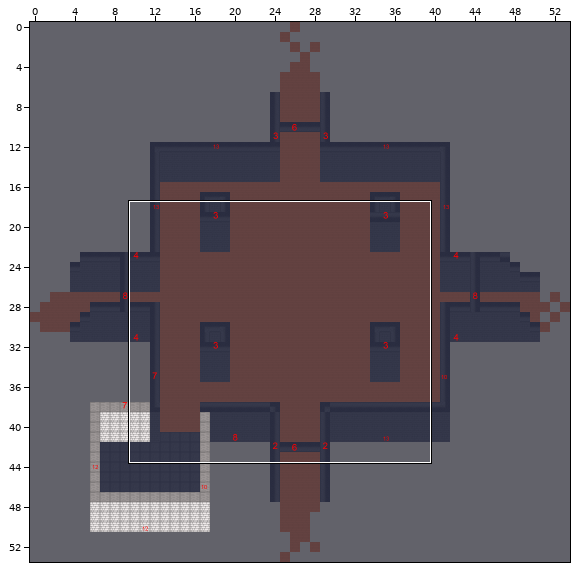
An edit to a level. Tiled map, Resources/level/Arena-1.3.tmx. Above, an overview of the earlier version with the close-up marked.
Close-up. Old version:
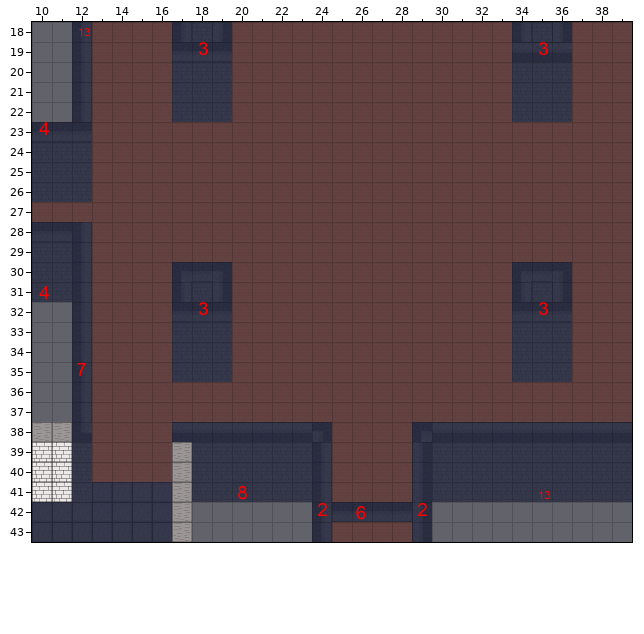
Cells are 64x64 px. Shown: x 10..39, y 18..43. The commit also changed other parts of the map, which this record leaves out.
Once edited:
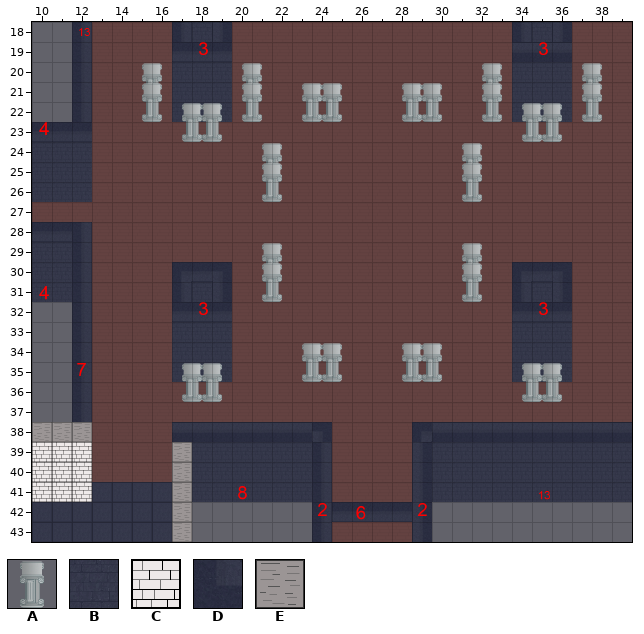
Key: from "128x128": A 0; from "64x64set": B 5, C 7, D 8, E 12.
_ is an empty cell.
Tiles of an added or newly shown layer are drawn over the layers below it.
From old to new:
Layer "Layer64Top":
y 38: x 12 D -> E
y 39..41: x 12 B -> C
Layer "Layer128" (added):
y 21: x 15 _ -> A; x 20 _ -> A; x 32 _ -> A; x 37 _ -> A
y 22: x 15 _ -> A; x 20 _ -> A; x 23..24 __ -> AA; x 28..29 __ -> AA; x 32 _ -> A; x 37 _ -> A
y 23: x 17..18 __ -> AA; x 34..35 __ -> AA
y 25..26: x 21 _ -> A; x 31 _ -> A
y 30..31: x 21 _ -> A; x 31 _ -> A
y 35: x 23..24 __ -> AA; x 28..29 __ -> AA
y 36: x 17..18 __ -> AA; x 34..35 __ -> AA
